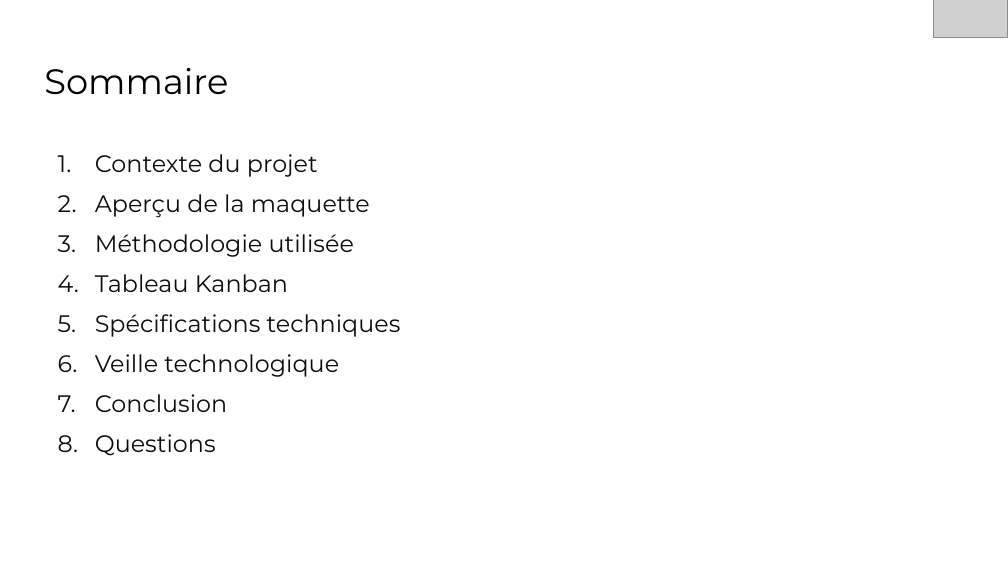
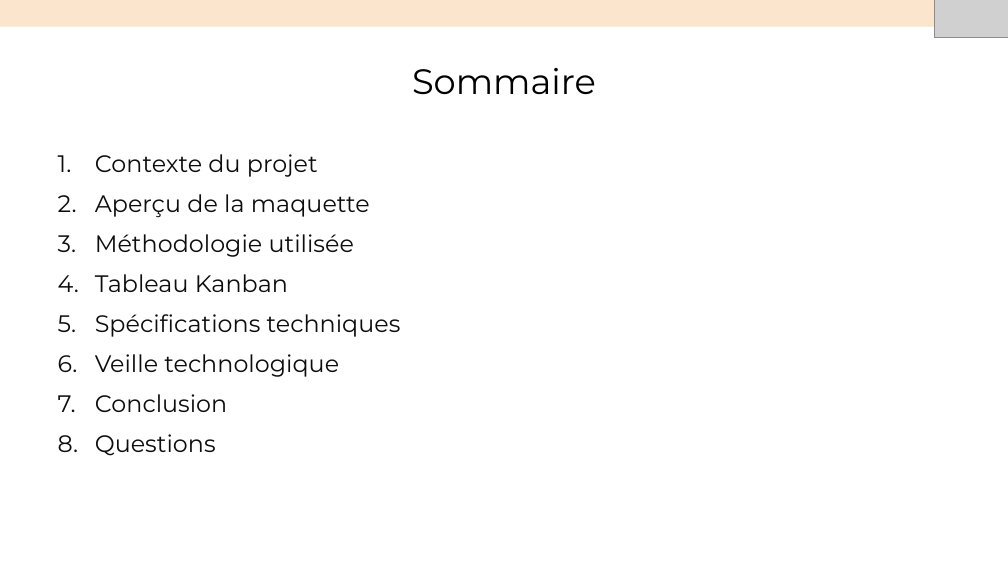
Before and after one commit to fredcentvin/Menu-Maker-by-QWENTA, a slide deck: slide 2 of Présentation+Soufiane.pptx. Drawn at 1008x567 pixels with LibreOffice and Linux fonts; fonts in the diff are those of the drawing; grey boxes stand for pictures. Boxes give left, top, right and bottom in pixels: in the first picture for what was removed or moved away, otherwise in the second. Text is boxed around its words. In the diff, an @@ line names an element or a change of style, - is before the commit and + after.

```diff
--- a/Présentation+Soufiane.pptx
+++ b/Présentation+Soufiane.pptx
@@ rectangle added at [0,0,1008,26], fill #FCE5CD, outline #F7EDDE 0.75 pt @@
@@ title "Sommaire" at [412,68,596,95]: alignment left to centre @@
```
Also in this commit, not shown: 10 other slides changed, 1 slide added, 1 other file.
